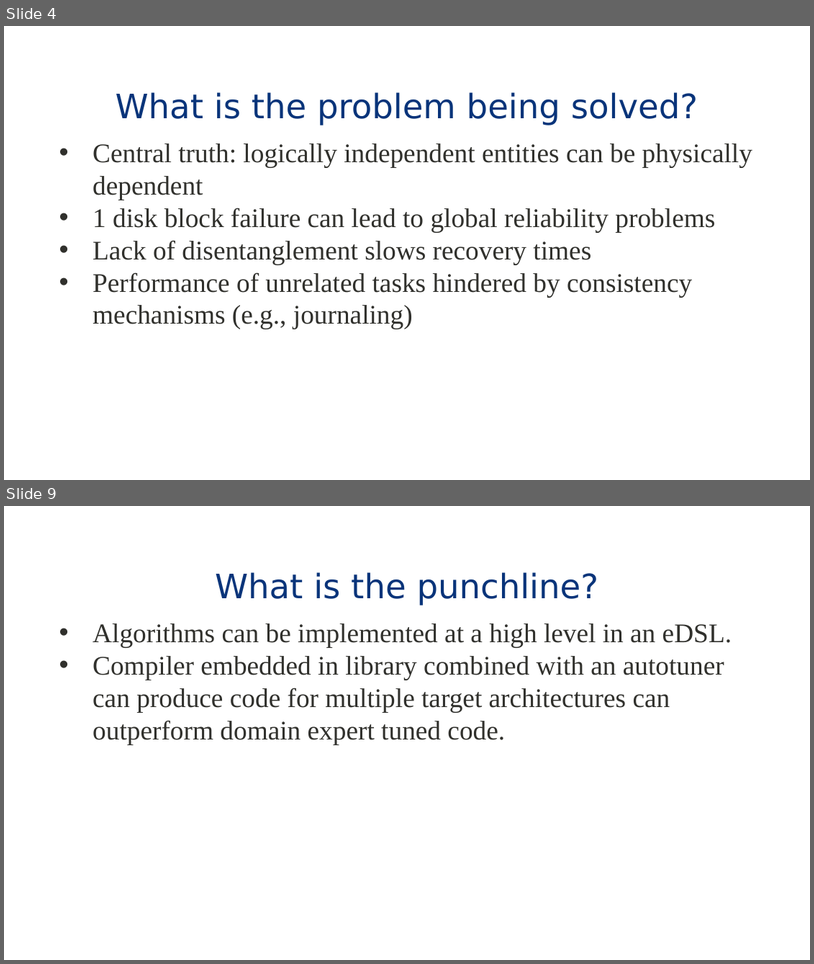
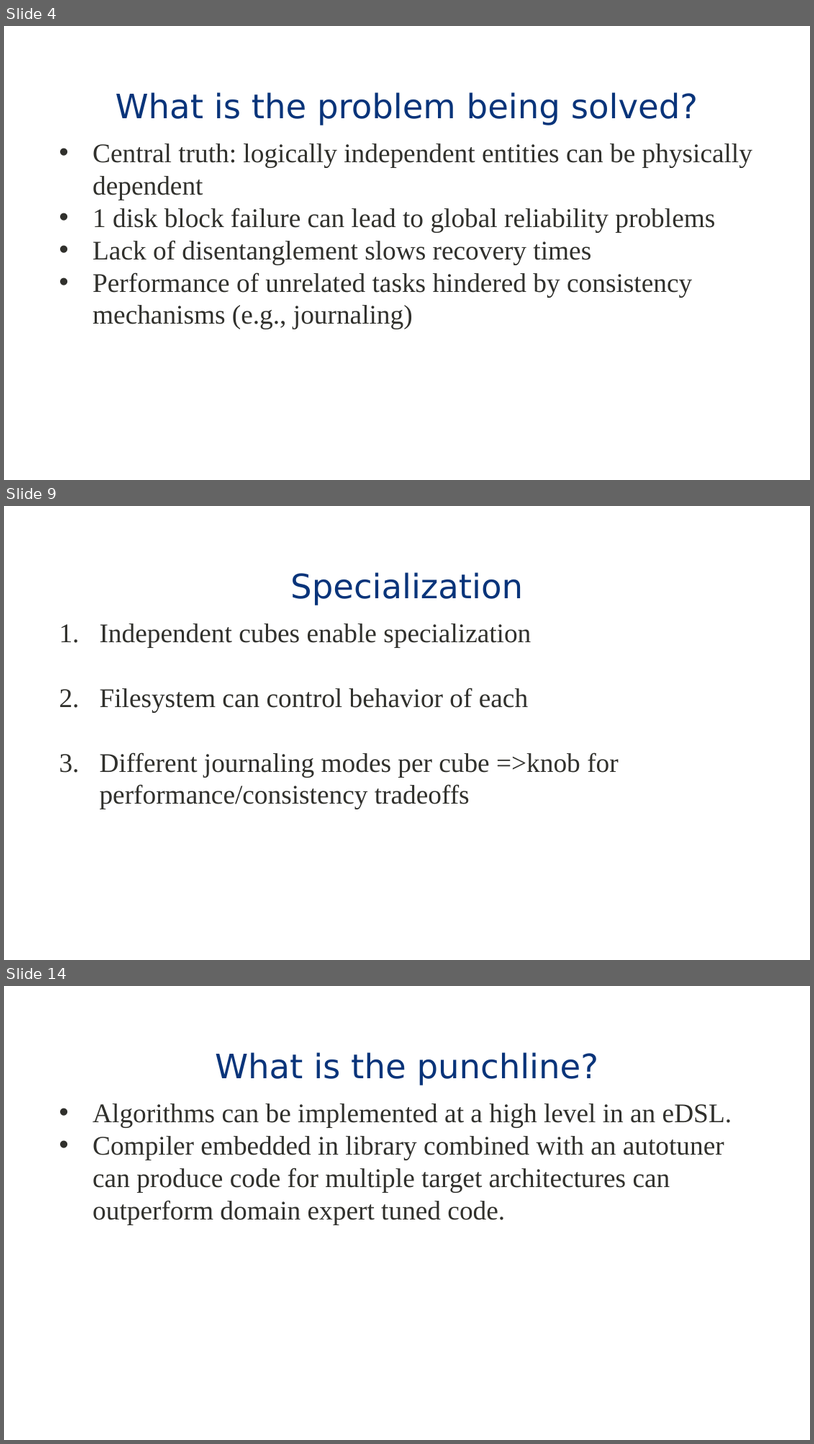
Before and after one commit to eddie-c-davis/cs-advos, a slide deck: presentations/IceFS.pptx. Shown one above the other, each under a label of ours: slides 4 and 9 before the commit, slides 4, 9 and 14 after it; the slides between them are not shown. The pictures are 814x964 and 814x1444 pixels, drawn with LibreOffice and Linux fonts; fonts in the diff are those of the drawing; background and template pictures are left out. Boxes give left, top, right and bottom in pixels: in the first picture for what was removed or moved away, otherwise in the second. Text is boxed around its words. In the diff, an @@ line names an element or a change of style, - is before the commit and + after.

```diff
--- a/presentations/IceFS.pptx
+++ b/presentations/IceFS.pptx
@@ slide 9 added at <box>4,506,810,960</box>, background #FFFFFF; not listed: 1 template element that a slide beside it also shows @@
@@ title added at <box>291,572,523,605</box>, 30 pt, text #09347A @@
+Specialization
@@ text added at <box>100,623,619,809</box>, 24 pt, text #30302C @@
+1. Independent cubes enable specialization
+2. Filesystem can control behavior of each
+3. Different journaling modes per cube =>knob for performance/consistency tradeoffs
@@ what was slide 9 is now slide 14 @@
```
Also in this commit, not shown: 1 slide changed, 7 other slides added, 3 slides removed.
